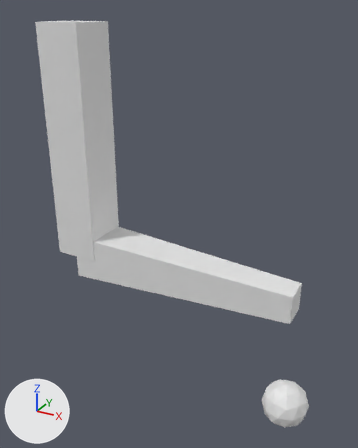
What one commit did to the Blender file pc/blender/BlenderDroneController/BodynodesDroneController.blend.
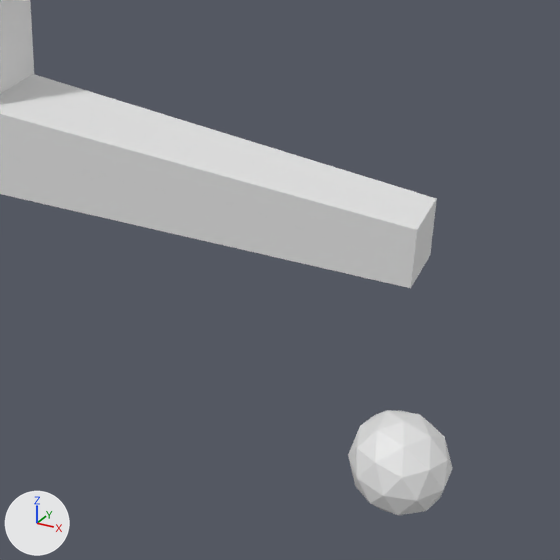
There are two pictures of each version: one whole from a camera (50 mm lens) standing at (13.94, -16.57, 10.56) and looking at (4.8, 0.03, 2.25), one close up on the part from 29% to 100% of the width and 43% to 100% of the height. The axes (+X, +Y, +Z) are drawn at lower left. The lights are the same throughout.

Before the edit, the objects in view are built like this:
```python
me_cube = bpy.data.meshes.new('Cube')
me_cube.from_pydata(...)  # a box spanning x 0.0..10.0, y -1.0..1.0, z -1.0..1.0
me_cube_003 = bpy.data.meshes.new('Cube.003')
me_cube_003.from_pydata([(10.0, -0.59, -0.59), (10.0, -0.59, 0.59), (10.0, 0.59, -0.59), (10.0, 0.59, 0.59), (0.0, -1.0, -1.0), (0.0, -1.0, 1.0), (0.0, 1.0, -1.0), (0.0, 1.0, 1.0)], [], [(0, 1, 3, 2), (2, 3, 7, 6), (6, 7, 5, 4), (4, 5, 1, 0), (2, 6, 4, 0), (7, 3, 1, 5)])
me_icosphere = bpy.data.meshes.new('Icosphere')
me_icosphere.from_pydata(...)  # an icosphere of 80 faces spanning x -0.95..0.95, y -1.0..1.0, z -1.0..1.0
ob_droneposition_obj = bpy.data.objects.new('droneposition_obj', me_icosphere)
ob_droneposition_obj.location = (10.0, 0.0, -5.0)
ob_lowerarm_right_obj = bpy.data.objects.new('lowerarm_right_obj', me_cube_003)
ob_lowerarm_right_obj.location = (0.0, 0.0, 0.0)
ob_upperarm_right_obj = bpy.data.objects.new('upperarm_right_obj', me_cube)
ob_upperarm_right_obj.location = (0.0, 0.0, 10.0)
ob_upperarm_right_obj.rotation_euler = (0.0, 1.571, 0.0)  # degrees (0, 90, 0)
```
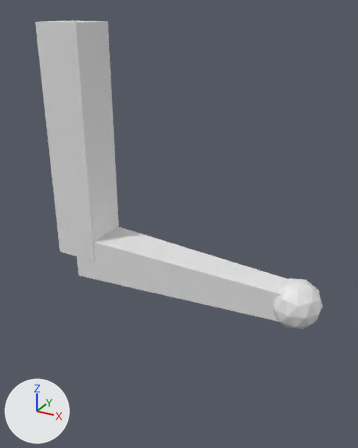
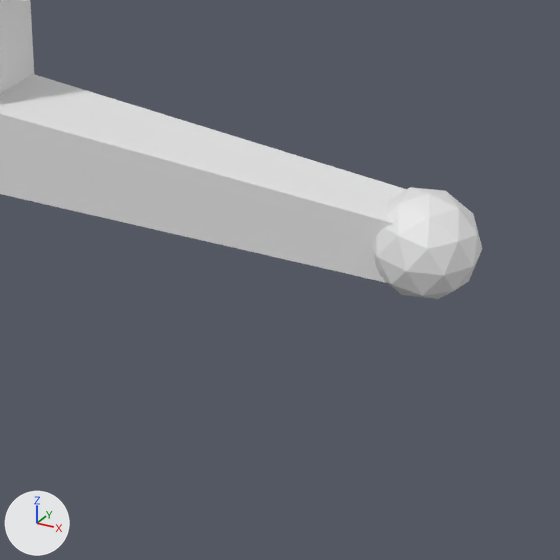
What differs and where, as boxes (x1, y1, x2, y2) in the close-ups (560 x 560 px):
'droneposition_obj', moved
    before: (348, 410, 452, 515)
    after: (373, 187, 482, 299)

The change in detail:
Object 'droneposition_obj' (ob_droneposition_obj) moves from (10.0, 0.0, -5.0) to (10.0, 0.0, 0.0).
